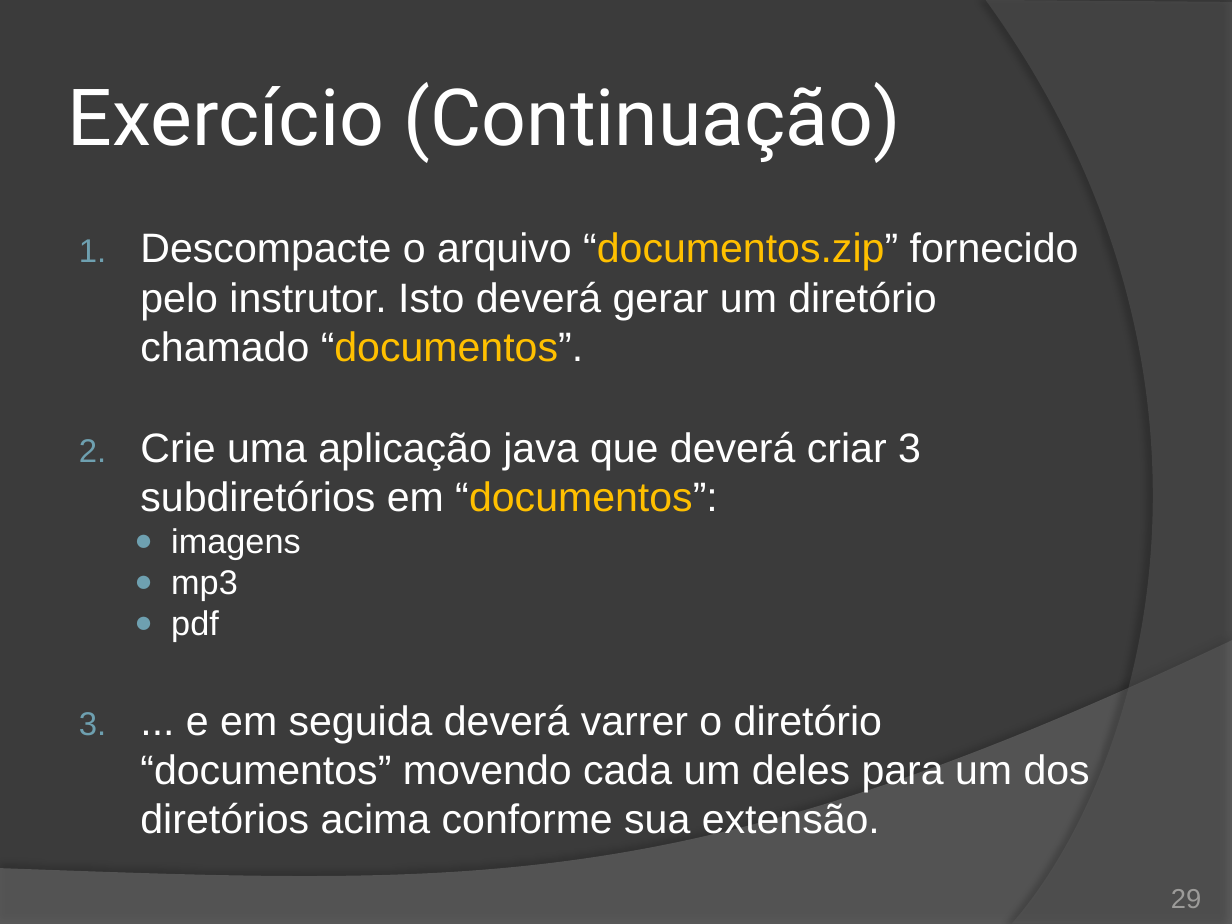
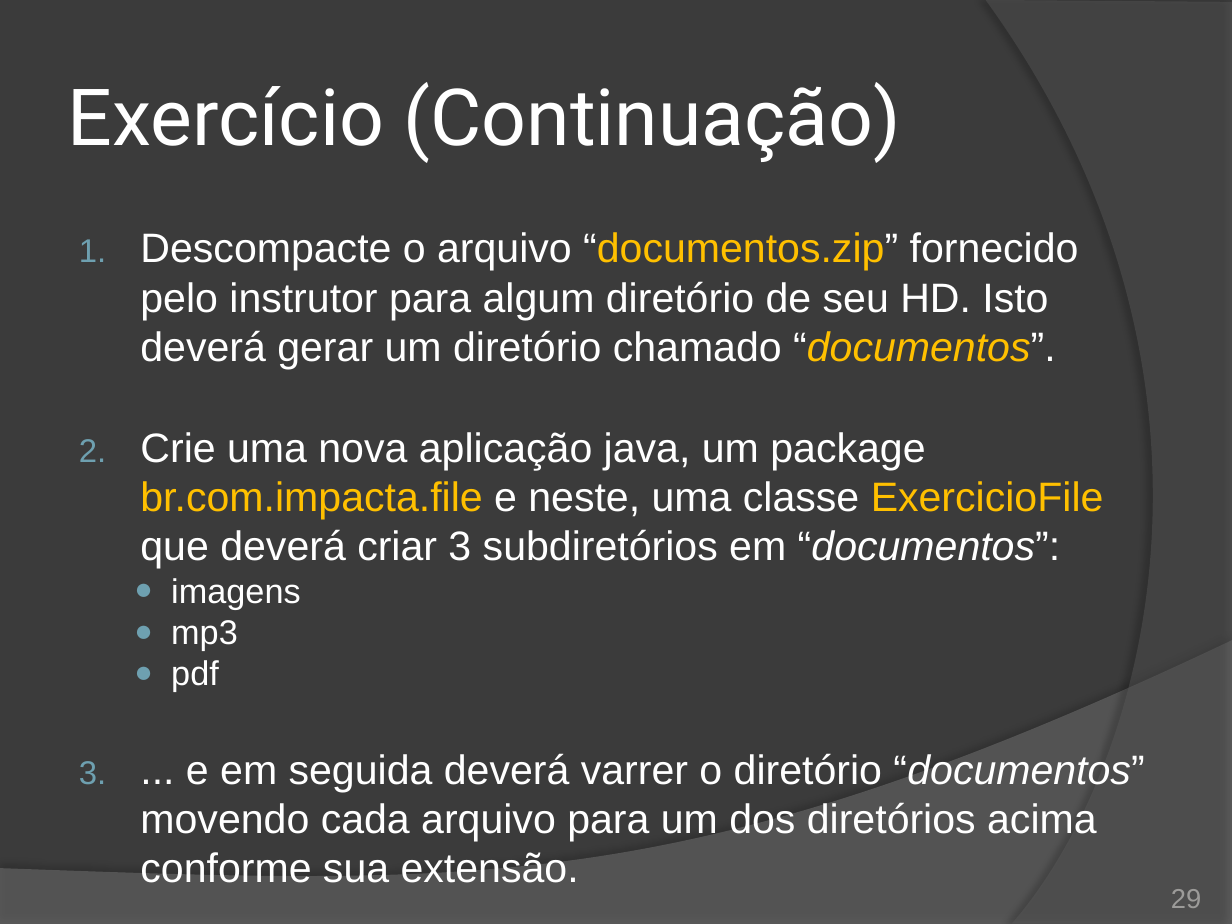
Before and after one commit to duchesqui/slzvieira-training, a slide deck: slide 29 of 2-Java-Programmer-Modulo-II/16.Capitulo10.pptx. Drawn at 1232x924 pixels with LibreOffice and Linux fonts; fonts in the diff are those of the drawing. Boxes give left, top, right and bottom in pixels: in the first picture for what was removed or moved away, otherwise in the second. Text is boxed around its words. In the diff, an @@ line names an element or a change of style, - is before the commit and + after.

Commit message:
Capítulo 10: Exercício

```diff
--- a/2-Java-Programmer-Modulo-II/16.Capitulo10.pptx
+++ b/2-Java-Programmer-Modulo-II/16.Capitulo10.pptx
@@ text at (140,232,1104,568): text changed @@
-1. Descompacte o arquivo “documentos.zip” fornecido pelo instrutor. Isto deverá gerar um diretório chamado “documentos”.
-2. Crie uma aplicação java que deverá criar 3 subdiretórios em “documentos”:
+1. Descompacte o arquivo “documentos.zip” fornecido pelo instrutor para algum diretório de seu HD. Isto deverá gerar um diretório chamado “documentos”.
+2. Crie uma nova aplicação java, um package br.com.impacta.file e neste, uma classe ExercicioFile que deverá criar 3 subdiretórios em “documentos”:
@@ text at (140,753,1144,842): text changed @@
-3. ... e em seguida deverá varrer o diretório “documentos” movendo cada um deles para um dos diretórios acima conforme sua extensão.
+3. ... e em seguida deverá varrer o diretório “documentos” movendo cada arquivo para um dos diretórios acima conforme sua extensão.
```
Also in this commit, not shown: 1 other slide changed, 2 slides added, 1 slide removed, 4 other files.
